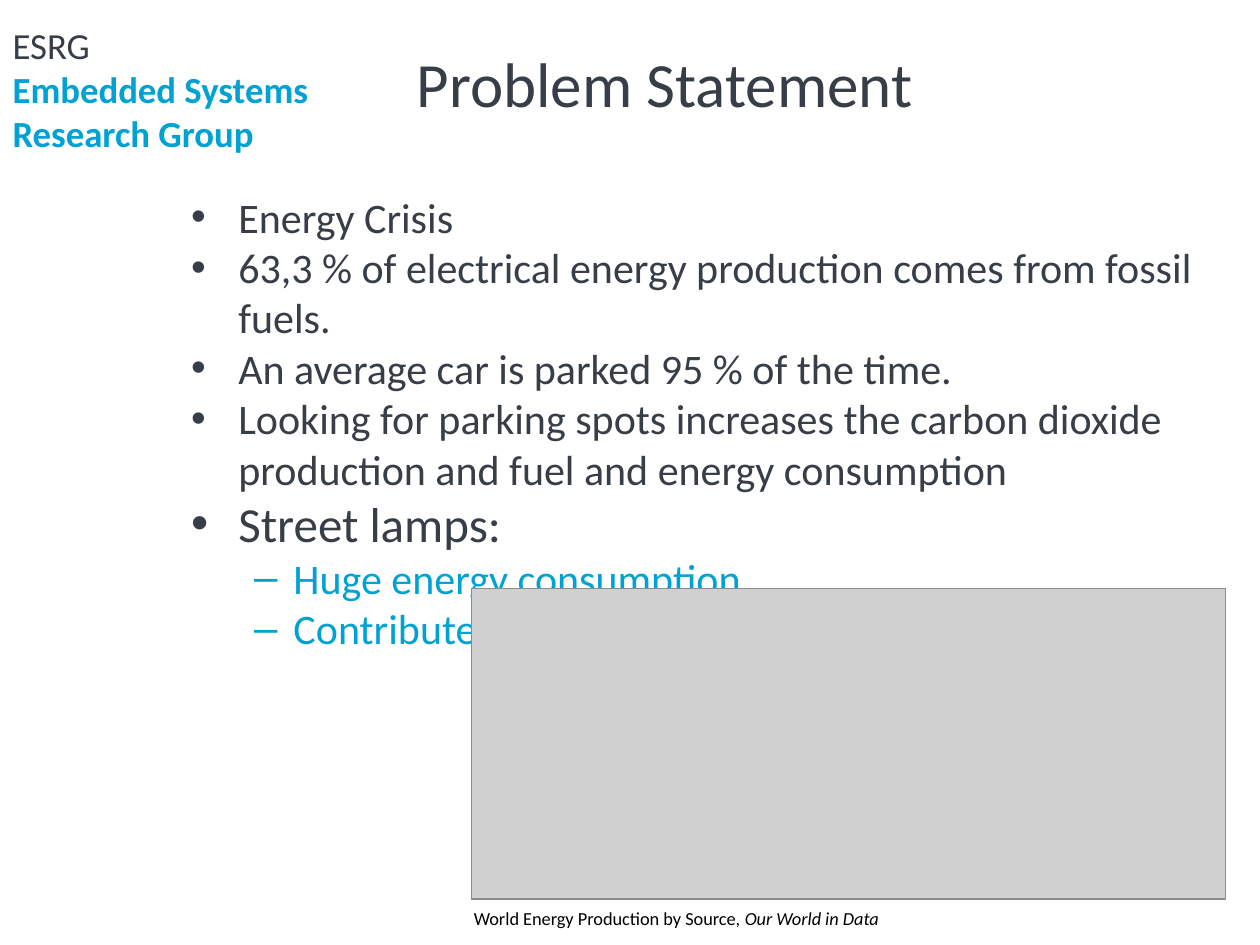
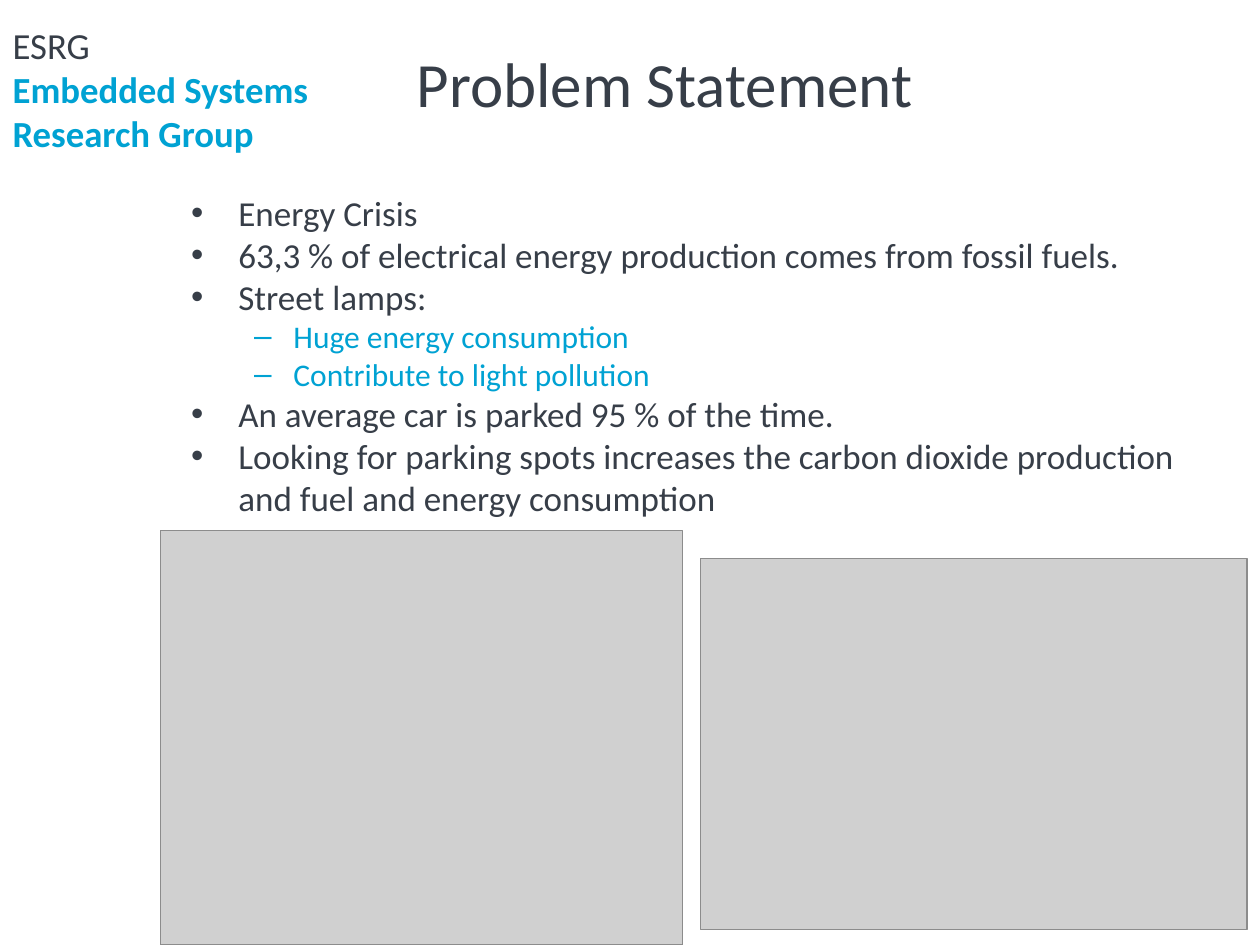
Before and after one commit to ESRGgroup9/slipad, a slide deck: slide 3 of project/group9.pptx. Drawn at 1260x945 pixels with LibreOffice and Linux fonts; fonts in the diff are those of the drawing; grey boxes stand for pictures; background and template pictures are left out. Boxes give left, top, right and bottom in pixels: in the first picture for what was removed or moved away, otherwise in the second. Text is boxed around its words. In the diff, an @@ line names an element or a change of style, - is before the commit and + after.

```diff
--- a/project/group9.pptx
+++ b/project/group9.pptx
@@ text at bbox=[238, 202, 1119, 392]: size 24 to 20 pt in "Energy Crisis", "63,3 % of electrical energy production comes ..."; size 28 to 20 pt in "Street lamps:"; size 24 to 18 pt in "Huge energy consumption", "Contribute to light pollution" @@
@@ text at bbox=[238, 355, 1162, 492]: paragraphs removed @@
-• An average car is parked 95 % of the time.
-• Looking for parking spots increases the carbon dioxide production and fuel and energy consumption
@@ text at bbox=[238, 402, 1174, 517]: paragraphs added @@
+• An average car is parked 95 % of the time.
+• Looking for parking spots increases the carbon dioxide production and fuel and energy consumption
@@ picture added at bbox=[160, 530, 682, 945] @@
@@ picture: place and size @@
-picture at bbox=[471, 588, 1225, 900]
+picture at bbox=[701, 558, 1247, 929]
@@ text removed at bbox=[474, 912, 879, 928] @@
-World Energy Production by Source, Our World in Data
```
Also in this commit, not shown: 8 other slides changed, 3 slides added, 3 other files.
